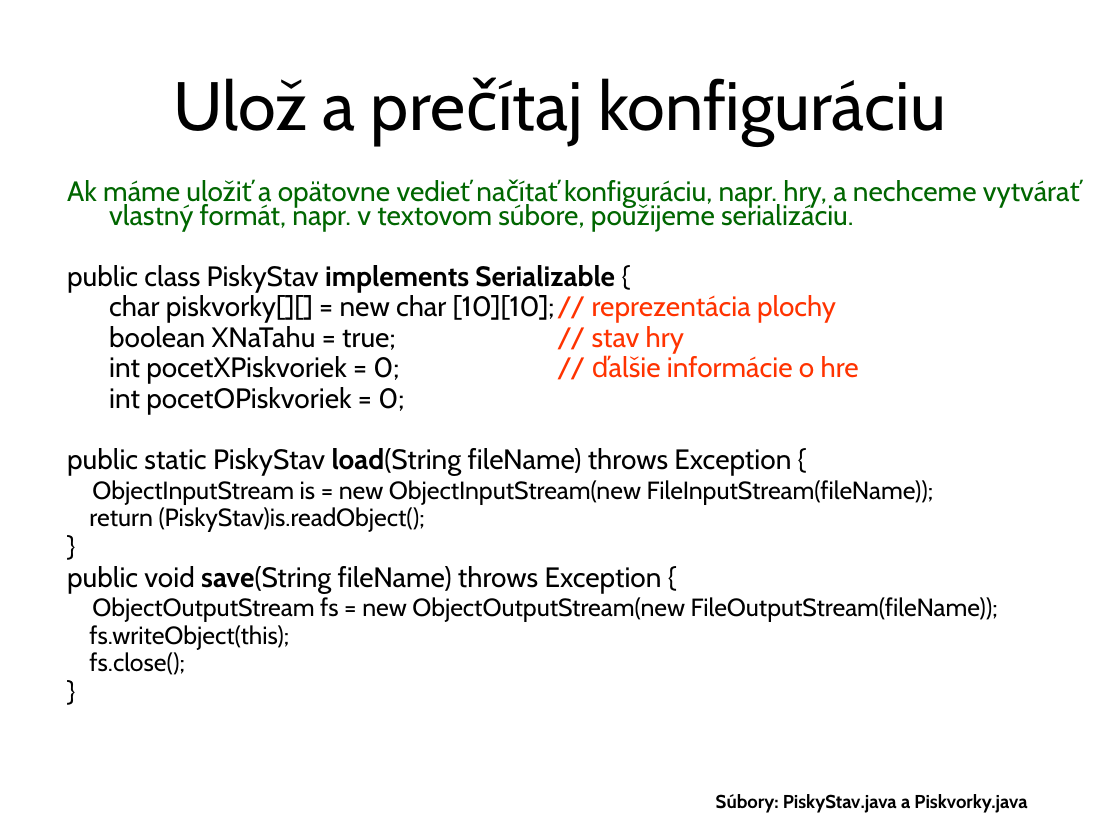
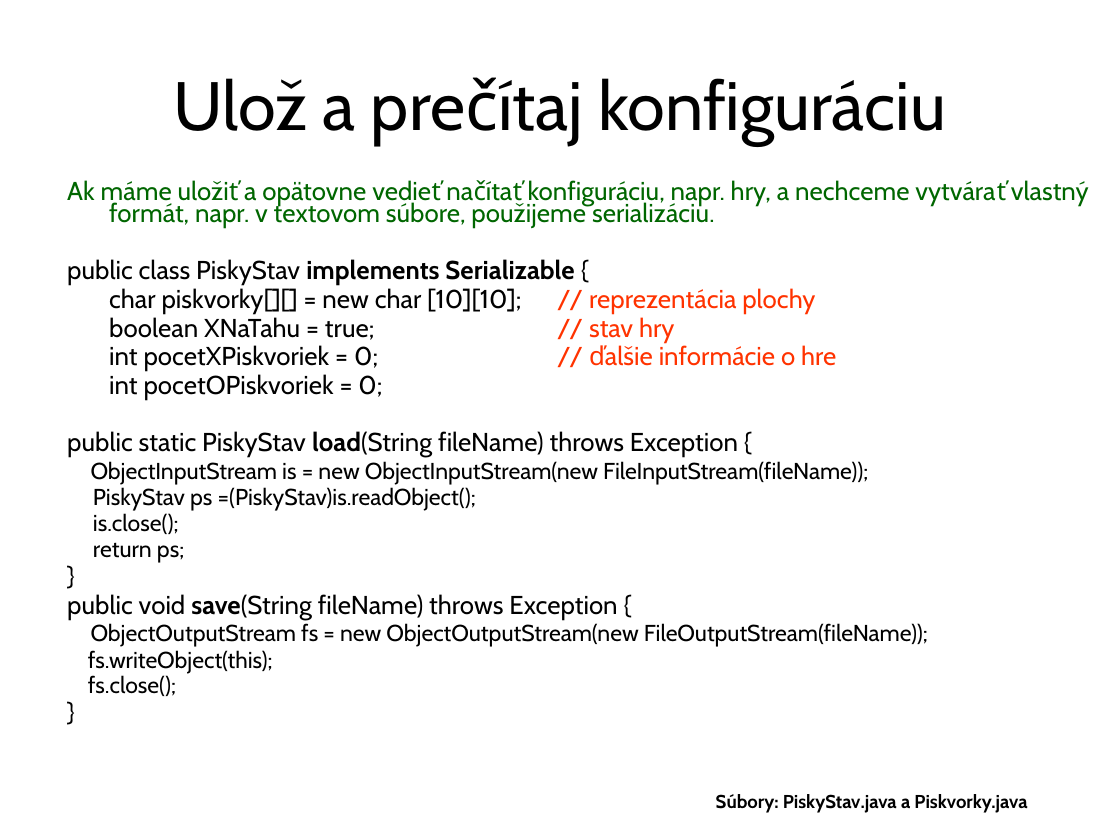
Before and after one commit to Programovanie4/Prednasky, a slide deck: slide 28 of 07/07_java.ppt. Drawn at 1120x840 pixels with LibreOffice and Linux fonts; fonts in the diff are those of the drawing. Boxes give left, top, right and bottom in pixels: in the first picture for what was removed or moved away, otherwise in the second. Text is boxed around its words. In the diff, an @@ line names an element or a change of style, - is before the commit and + after.

```diff
--- a/07/07_java.ppt
+++ b/07/07_java.ppt
@@ text at [67,180,1089,696]: size 18 to 16.6 pt in "Ak máme uložiť a opätovne vedieť načítať ...", "public class PiskyStav implements Serializable {", "char piskvorky[][] = new char [10][10]; // ...", "boolean XNaTahu = true; // stav hry" and 6 more places; size 16 to 14.8 pt in "ObjectInputStream is = new ObjectInputStream(new FileInputSt ...", "ObjectOutputStream fs = new ObjectOutputStream(new FileOutpu ...", "fs.writeObject(this);", "fs.close();" @@
@@ text at [93,487,476,563]: text changed; size 16 to 14.8 pt @@
-return (PiskyStav)is.readObject();
+PiskyStav ps =(PiskyStav)is.readObject();
+is.close();
+return ps;
```
Also in this commit, not shown: 3 other files.
